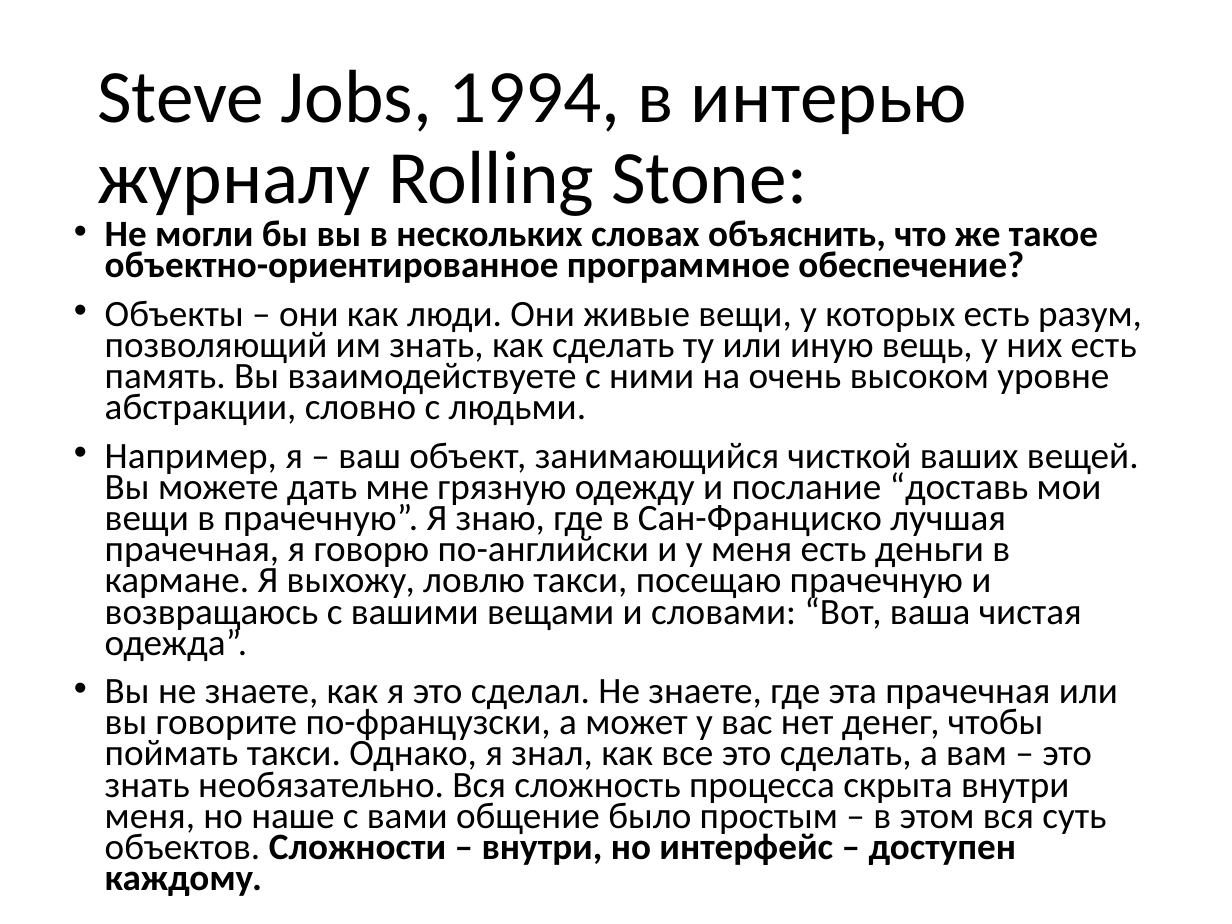
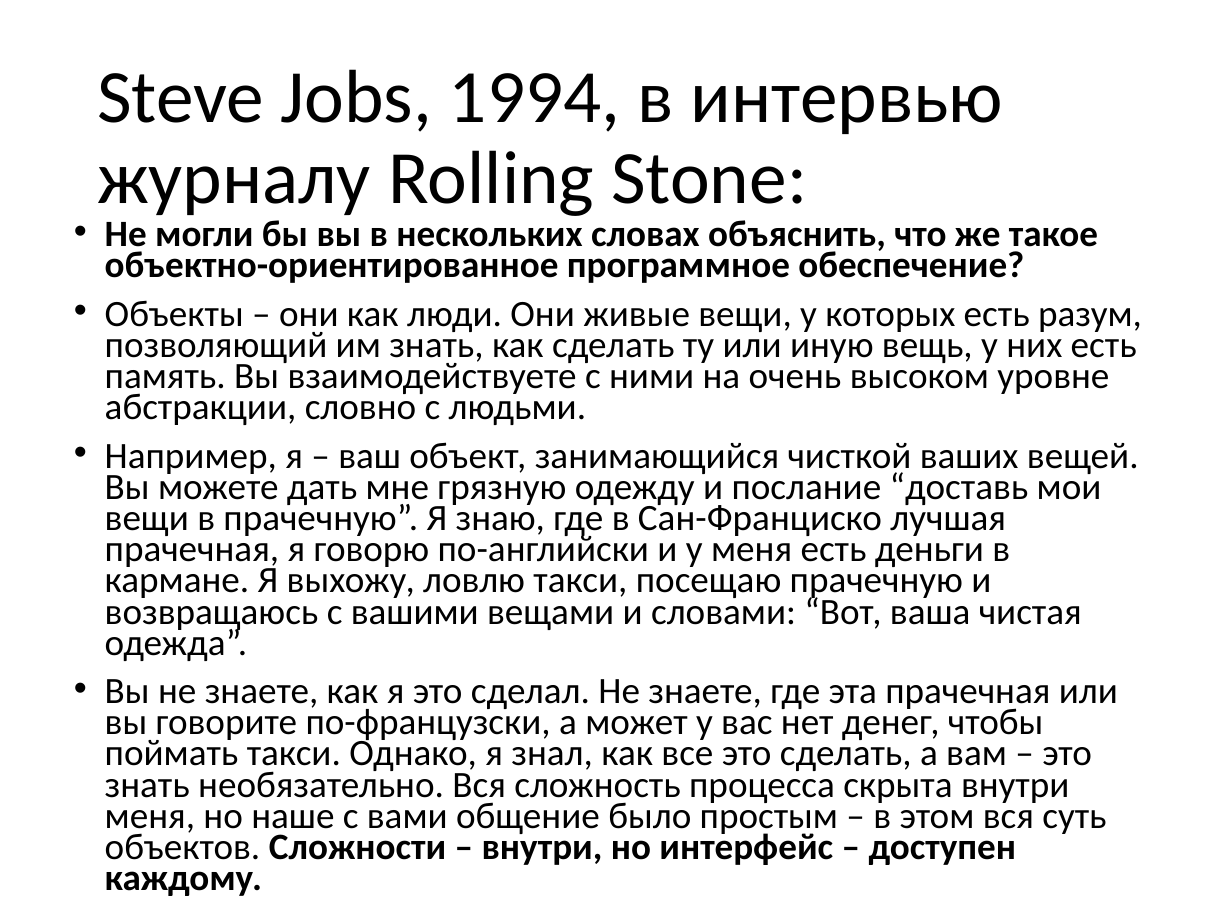
Before and after one commit to pelipas/OOP_2017, a slide deck: slide 19 of 01 Вводная.pptx (slide 9 before the commit). Drawn at 1232x924 pixels with LibreOffice and Linux fonts; fonts in the diff are those of the drawing. Boxes give left, top, right and bottom in pixels: in the first picture for what was removed or moved away, otherwise in the second. Text is boxed around its words. In the diff, an @@ line names an element or a change of style, - is before the commit and + after.

```diff
--- a/01 Вводная.pptx
+++ b/01 Вводная.pptx
@@ title at box(97, 69, 1003, 221): text changed @@
-Steve Jobs, 1994, в интерью журналу Rolling Stone:
+Steve Jobs, 1994, в интервью журналу Rolling Stone:
```
Also in this commit, not shown: 13 other slides changed, 10 slides added.
